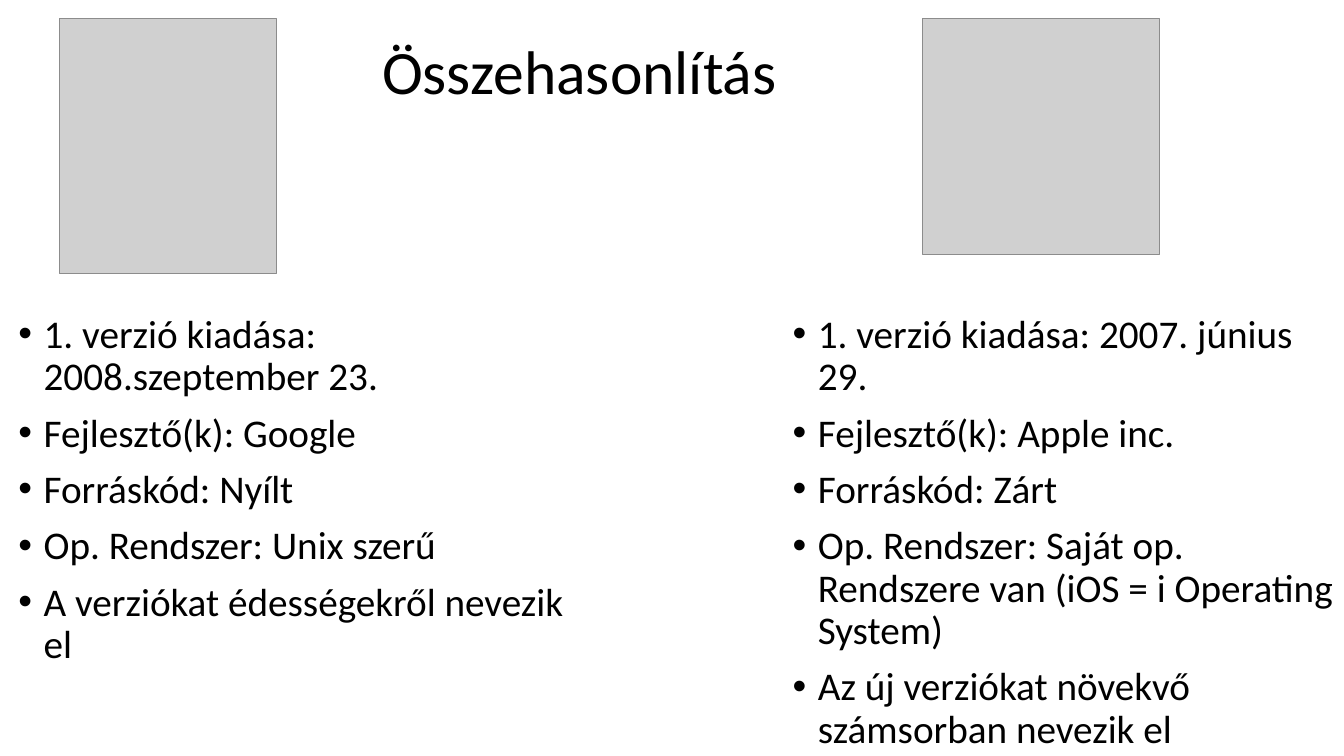
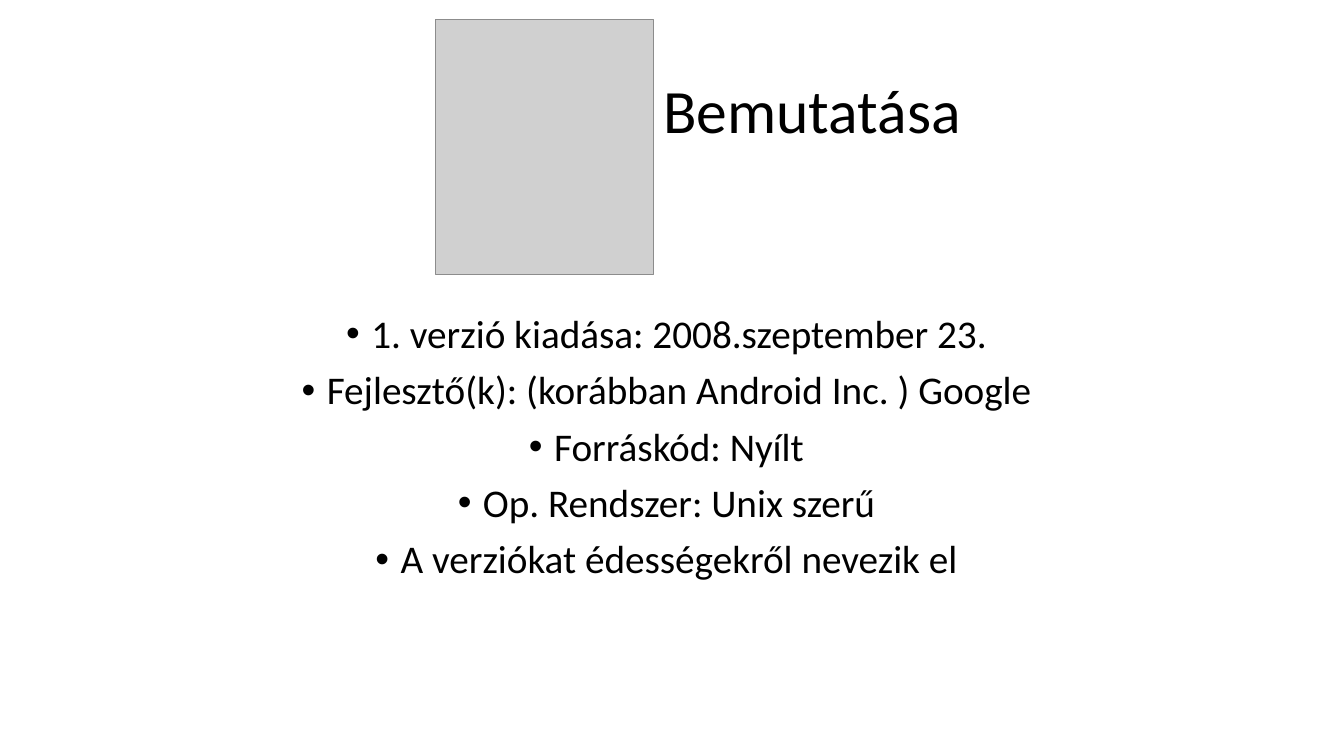
Before and after one commit to RafaelAlex123/ikt-szakmai-ppt, a slide deck: slide 2 of ikt powerpoint.pptx. Drawn at 1344x756 pixels with LibreOffice and Linux fonts; fonts in the diff are those of the drawing; grey boxes stand for pictures. Boxes give left, top, right and bottom in pixels: in the first picture for what was removed or moved away, otherwise in the second. Text is boxed around its words. In the diff, an @@ line names an element or a change of style, - is before the commit and + after.

```diff
--- a/ikt powerpoint.pptx
+++ b/ikt powerpoint.pptx
@@ picture: place and size @@
-picture at (59, 18, 277, 273)
+picture at (436, 20, 653, 275)
@@ picture removed at (924, 18, 1159, 254) @@
@@ title removed at (382, 44, 776, 95) @@
-Összehasonlítás
@@ title added at (663, 91, 960, 134), 44 pt, text #000000 @@
+Bemutatása
@@ text at (371, 320, 987, 580): alignment left to centre @@
@@ text removed at (818, 320, 1333, 744) @@
-• 1. verzió kiadása: 2007. június 29.
-• Fejlesztő(k): Apple inc.
-• Forráskód: Zárt
-• Op. Rendszer: Saját op. Rendszere van (iOS = i Operating System)
-• Az új verziókat növekvő számsorban nevezik el
@@ text at (327, 375, 1031, 411): text changed @@
-• Fejlesztő(k): Google
+• Fejlesztő(k): (korábban Android Inc. ) Google
```
Also in this commit, not shown: 3 other slides changed, 4 slides added, 2 slides removed.
